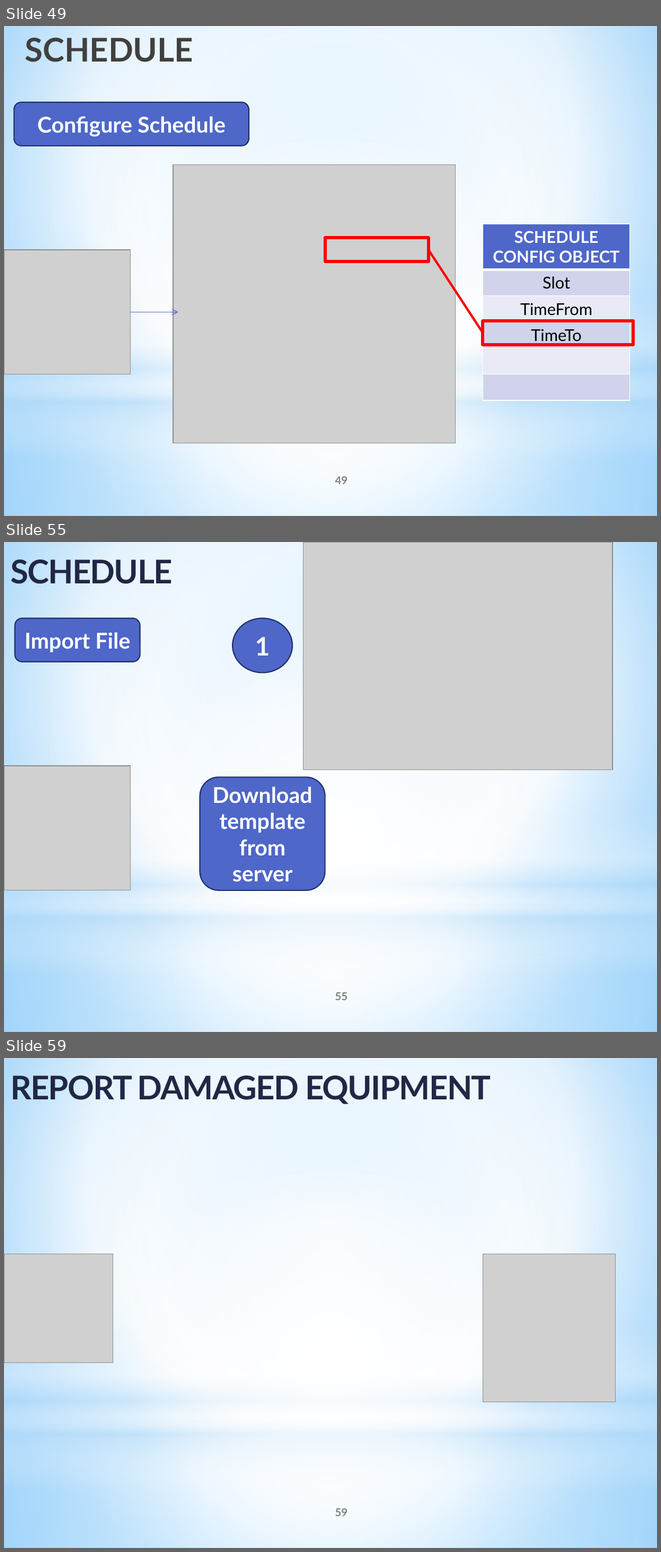
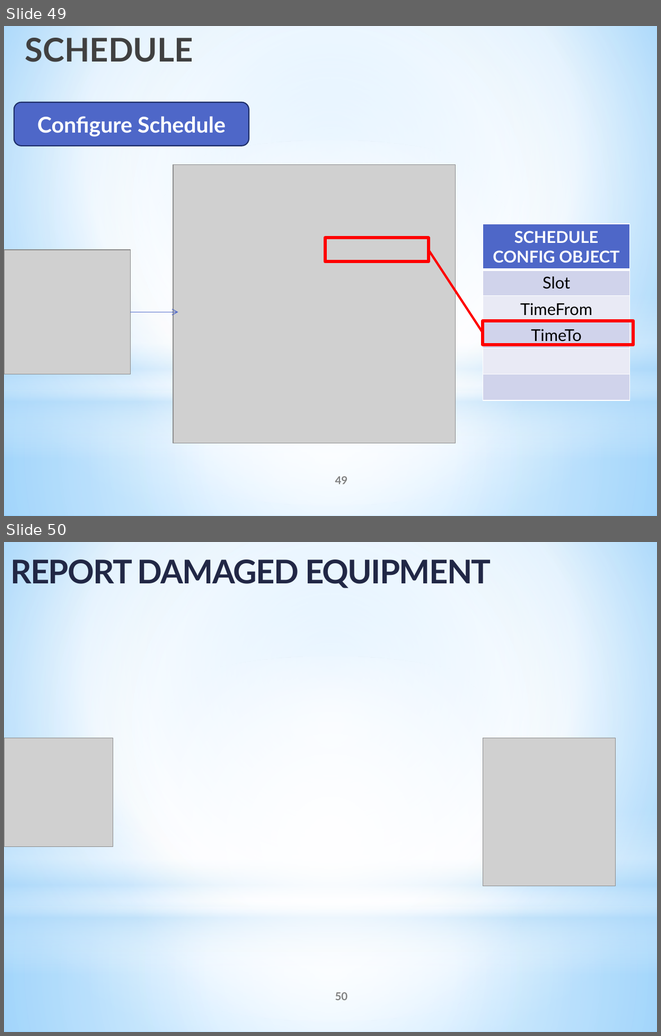
Before and after one commit to tranquang9a1/ECRM, a slide deck: Document/ECRM-Presentation v5.pptx. Shown one above the other, each under a label of ours: slides 49, 55 and 59 before the commit, slides 49 and 50 after it; the slides between them are not shown. The pictures are 661x1552 and 661x1036 pixels, drawn with LibreOffice and Linux fonts; fonts in the diff are those of the drawing; grey boxes stand for pictures. Boxes give left, top, right and bottom in pixels: in the first picture for what was removed or moved away, otherwise in the second. Text is boxed around its words. In the diff, an @@ line names an element or a change of style, - is before the commit and + after.

Commit message:
Remove slide schedule

```diff
--- a/Document/ECRM-Presentation v5.pptx
+++ b/Document/ECRM-Presentation v5.pptx
@@ slide 55 removed at <box>4,542,657,1032</box>, background gradient #9ED5FF to #FFFFFF to #5BB9FF; not listed: 4 template elements that a slide beside it also shows @@
@@ picture removed at <box>303,542,612,769</box> @@
@@ text removed at <box>10,559,172,584</box> @@
-SCHEDULE
@@ rounded rectangle removed at <box>15,618,140,662</box> @@
-Import File
@@ ellipse removed at <box>232,618,293,672</box> @@
-1
@@ picture removed at <box>4,766,130,891</box> @@
@@ rounded rectangle removed at <box>200,777,325,890</box> @@
-Download template from server
@@ page number removed at <box>335,992,348,1000</box> @@
-55
@@ what was slide 59 is now slide 50 @@
@@ page number at <box>335,992,348,1000</box>: text changed @@
-59
+50
```
Also in this commit, not shown: 8 slides changed, 8 other slides removed.
